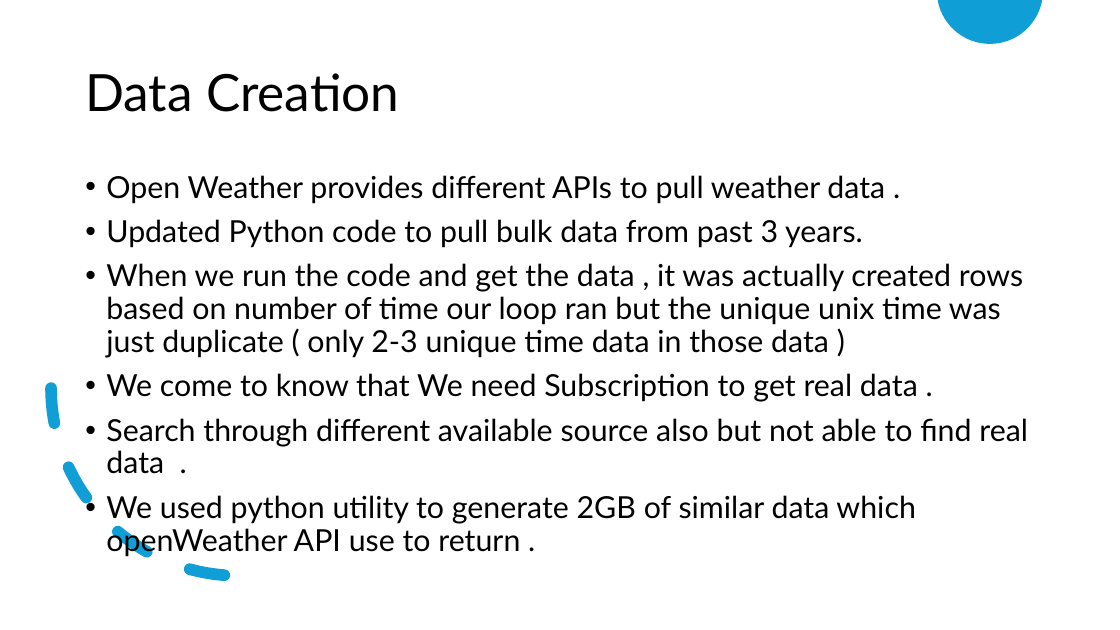
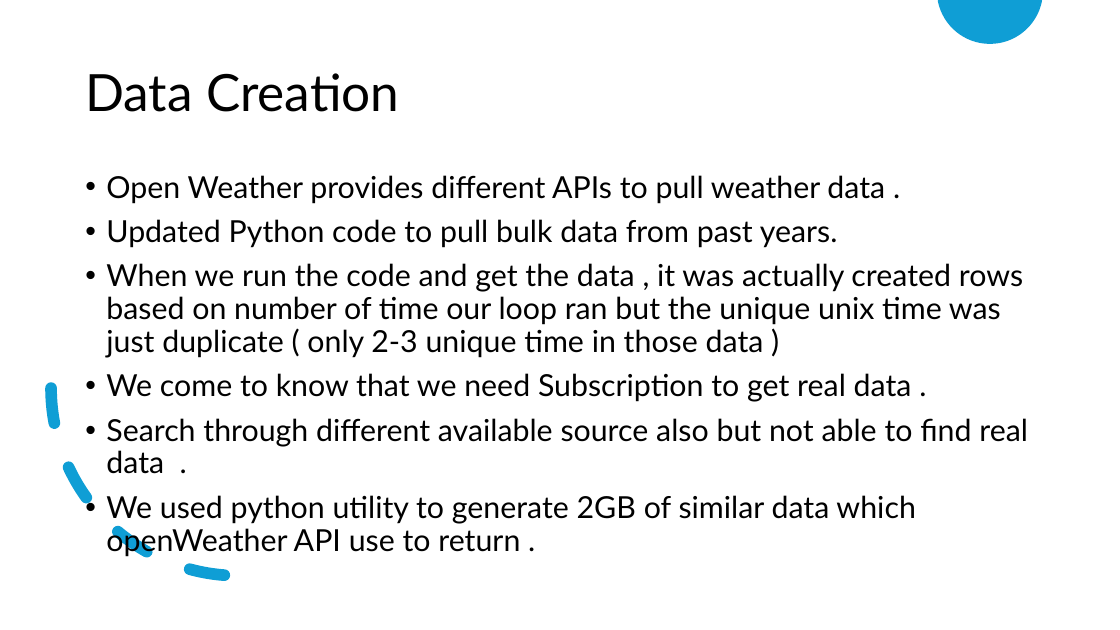
Before and after one commit to cksinghnet/Weather-Based-Grid-Optimization, a slide deck: slide 5 of DataEnggFinalProjectPPT.pptx. Drawn at 1120x630 pixels with LibreOffice and Linux fonts; fonts in the diff are those of the drawing. Boxes give left, top, right and bottom in pixels: in the first picture for what was removed or moved away, otherwise in the second. Text is boxed around its words. In the diff, an @@ line names an element or a change of style, - is before the commit and + after.

```diff
--- a/DataEnggFinalProjectPPT.pptx
+++ b/DataEnggFinalProjectPPT.pptx
@@ text at <box>106,219,1023,402</box>: text changed @@
-• Updated Python code to pull bulk data from past 3 years.
-• When we run the code and get the data , it was actually created rows based on number of time our loop ran but the unique unix time was just duplicate ( only 2-3 unique time data in those data )
-• We come to know that We need Subscription to get real data .
+• Updated Python code to pull bulk data from past years.
+• When we run the code and get the data , it was actually created rows based on number of time our loop ran but the unique unix time was just duplicate ( only 2-3 unique time in those data )
+• We come to know that we need Subscription to get real data .
```
Also in this commit, not shown: 1 other file.
